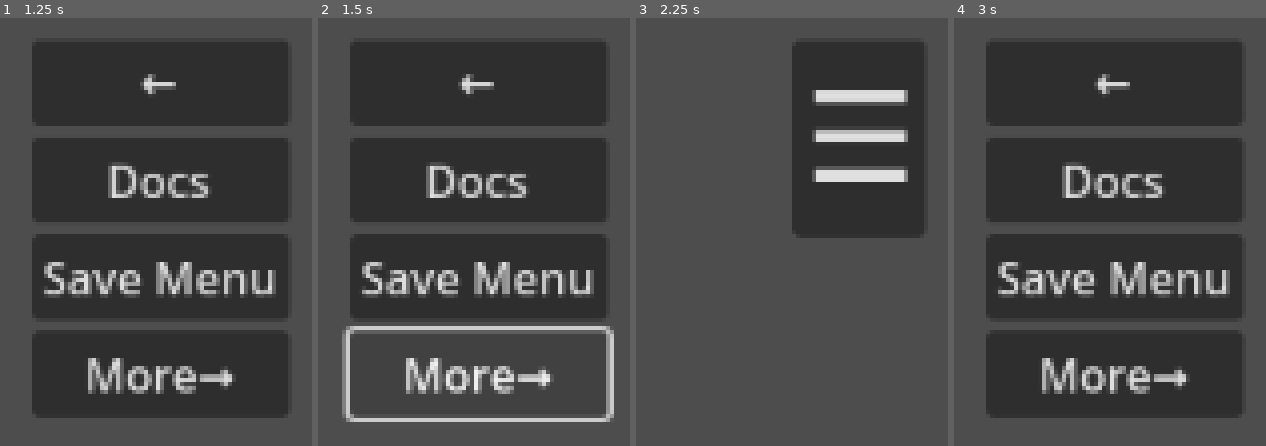
Above: before the commit, frames 1-4 (left to right).
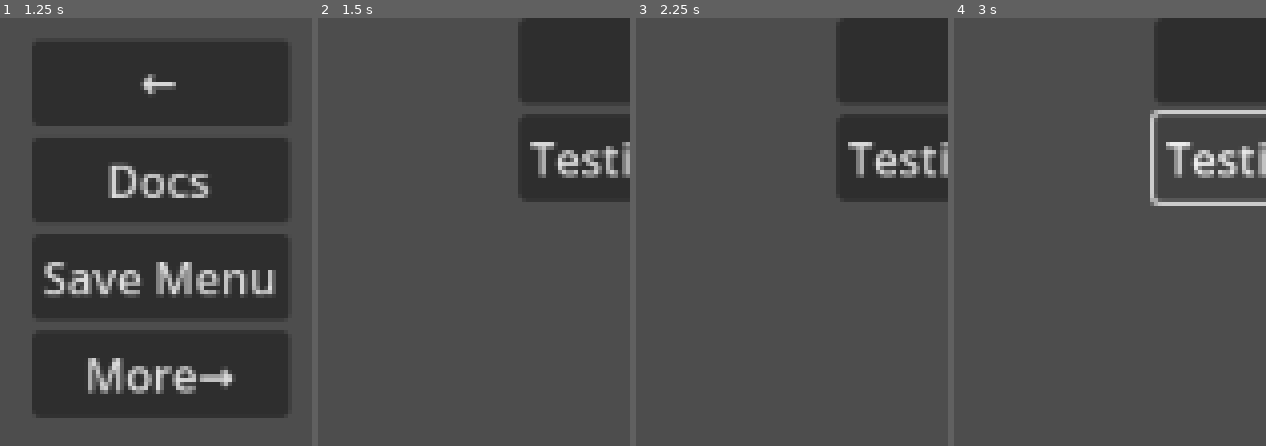
Above: after the commit, the same moments.

Repository: LPenney33/LFEG-RPG-Project
Game: Godot game, scene res://UI/MainUI.tscn
Same seed, same stepped clock (60 frames per second), same inputs: the game is played once before the commit and once after it.
Inputs (mouse positions are in pixels of both pictures, inside the frame that each line leads up to):
- Up to frame 1 (1.25 s): click "☰" at 0.5 s
- Up to frame 2 (1.5 s): click "More→" at 1.25 s
- Up to frame 3 (2.25 s): click (798, 82) at 2 s, where only the run before the commit has a clickable "←"
- Up to frame 4 (3 s): click (1178, 137) at 2.75 s, where only the run before the commit has a clickable "☰"

Frame 1 is identical in both runs. In frame 2, 47% of the frame differs, in the area x 7-100%, y 0-95%; in frame 3, 16%; in frame 4, 58%, in the area x 10-100%, y 0-94%.

Commit message:
UI: extended menu button toggling functionality.

Diff:
--- a/UI/MainUI.tscn
+++ b/UI/MainUI.tscn
@@ -81,3 +81,4 @@
 
 [connection signal="pressed" from="HamburgerButton" to="." method="_on_hamburger_button_pressed"]
 [connection signal="pressed" from="MainMenu/VBoxContainer/BackButton" to="." method="_on_back_button_pressed"]
+[connection signal="pressed" from="MainMenu/VBoxContainer/MoreMenuButton" to="." method="_on_more_menu_button_pressed"]
--- a/UI/MenuSystem.gd
+++ b/UI/MenuSystem.gd
@@ -7,19 +7,32 @@
 @onready var toggleButton = get_node("HamburgerButton")
 ##MainMenuBackButton reference
 @onready var mainBackButton = get_node("MainMenu/BackButton")
+##MainMenuMoreButton reference
+@onready var moreButton = get_node("MainMenu/VBoxContainer/BackButton")
+##ExtendedMenucontrol reference
+@onready var xtendmenu = get_node("ExtendedMenu")
 
 
-
+#Hamburger Menu Toggling Function
 func _on_hamburger_button_pressed():
-
 	#Show the mainmenu and  hide the toggle button
 	toggleButton.visible = false
 	mainControl.visible = true
 
-
-
+#Main Menu Back Button Function
 func _on_back_button_pressed():
 	#If the MainMenu is visible, hide it and show the toggle button
 	if mainControl.visible == true:
 		mainControl.visible = false
 		toggleButton.visible = true
+
+
+
+
+
+
+
+#Mor Menu Toggling Button Function
+func _on_more_menu_button_pressed():
+	mainControl.visible = false
+	xtendmenu.visible = true
